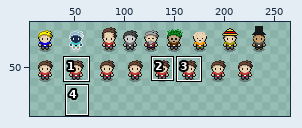
File history of a sprite sheet, Assets/Sprites/npc/npc.png. Above: a wide view before the commit, with the close-up outlined.
Close-up. Old version:
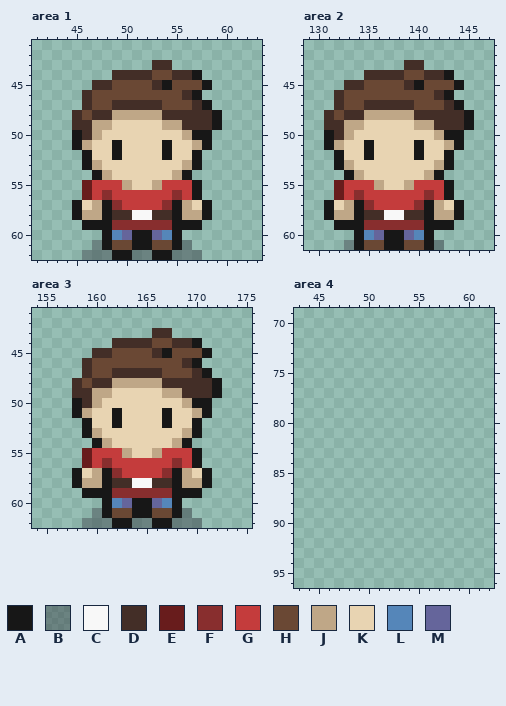
The file is 272x256 pixels. Pixels under 10% opacity are left out. Colours within 5 levels of each other are drawn and written as one. Shown: area 1: x 41..63, y 41..62; area 2: x 129..147, y 41..61; area 3: x 154..175, y 41..62; area 4: x 43..62, y 69..96. The wide view leaves out empty margins. The commit also changed other parts of the picture, which this record leaves out.
Palette (. is transparent): A #171717  B #2a2b3566  C #f8f8f8  D #432e27  E #681c1c  F #882e2e  G #c43c3c  H #6a4834  J #bfa787  K #e8d4b2  L #5586b9  M #65659b
Pixels before, area 1, first column x 45:
43 ........DD.....
44 ....DDDDHHDDA..
45 ..DDHHHHDAHHHA.
46 .DHHHHHHHHHDA..
47 .DHHDDDDDHHHDA.
48 DHDDJJJJJDDDDDA
49 DDJJKKKKKJJDDDA
50 ADJKKKKKKKKJAA.
51 AJKKAKKKKAKKJA.
52 .AKKAKKKKAKKA..
53 .AJKKKKKKKKJA..
54 ..AJKKKKKKJA...
55 .EGGGJKKJGGGA..
56 .EGFGGGGGGFGA..
57 AKJAFGGGGFAJKA.
58 AJJADDCCDDAJJA.
59 .AAAFFFFFFAAA..
60 ...ALMAAMLA....
61 ..BAHHAAHHAB...
62 .BBBAABBAABBB..
Pixels before, area 2, first column x 131:
43 ........DD.....
44 ....DDDDHHDDA..
45 ..DDHHHHDAHHHA.
46 .DHHHHHHHHHDA..
47 .DHHDDDDDHHHDA.
48 DHDDJJJJJDDDDDA
49 DDJJKKKKKJJDDDA
50 ADJKKKKKKKKJAA.
51 AJKKAKKKKAKKJA.
52 .AKKAKKKKAKKA..
53 .AJKKKKKKKKJA..
54 ..AJKKKKKKJA...
55 .EGGGJKKJGGGA..
56 .EGFGGGGGGFGA..
57 AKJAFGGGGFAJKA.
58 AJJADDCCDDAJJA.
59 .AAAFFFFFFAAA..
60 ...ALMAAMLA....
61 ..BAHHAAHHAB...
Pixels before, area 3, first column x 158:
43 ........DD.....
44 ....DDDDHHDDA..
45 ..DDHHHHDAHHHA.
46 .DHHHHHHHHHDA..
47 .DHHDDDDDHHHDA.
48 DHDDJJJJJDDDDDA
49 DDJJKKKKKJJDDDA
50 ADJKKKKKKKKJAA.
51 AJKKAKKKKAKKJA.
52 .AKKAKKKKAKKA..
53 .AJKKKKKKKKJA..
54 ..AJKKKKKKJA...
55 .EGGGJKKJGGGA..
56 .EGFGGGGGGFGA..
57 AKJAFGGGGFAJKA.
58 AJJADDCCDDAJJA.
59 .AAAFFFFFFAAA..
60 ...ALMAAMLA....
61 ..BAHHAAHHAB...
62 .BBBAABBAABBB..
New version:
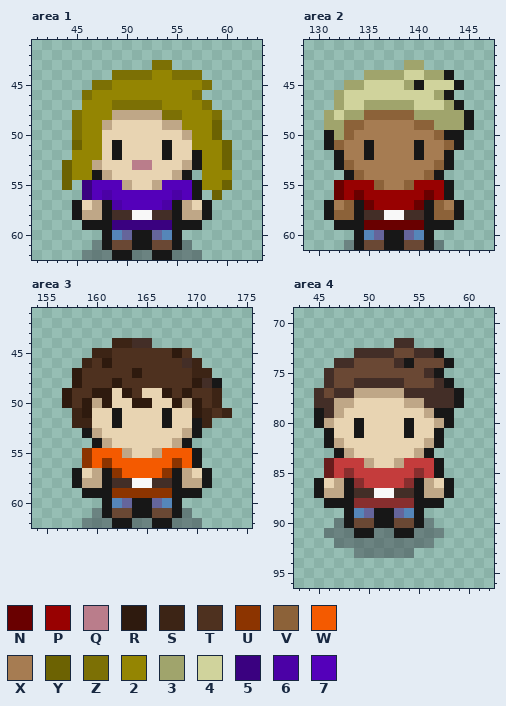
Colours new in this view: N #690000  P #980101  Q #ba7d8b  R #2e1a0e  S #3c2415  T #4e311f  U #8c3400  V #8c6239  W #f45a00  X #a67c52  Y #6c6202  Z #7c7005  2 #948502  3 #a0a46c  4 #d0d39c  5 #3a0180  6 #4b01a6  7 #5400ba
Changes in this commit:
Changed rows in their new state; - is an unchanged pixel.
Area 1:
first column x 44:
43 ---------ZZ------
44 -----ZZZZ22ZZZ---
45 ---ZZ222222222Z--
46 --Z2222222222Z---
47 --222ZZZZZ2222Z--
48 -Z222-----ZZ222Z-
49 -Z22--------222Y-
50 -Z22---------22Y-
51 -Y22---------222Y
52 -222----------22Y
53 Y22----QQ-----22Y
54 Y22-----------222
55 Y-5777----777-22Y
56 --57677777767--Y-
57 -----677776------
59 -----555555------
Area 2:
first column x 131:
43 --------33----
44 ----33334433--
45 --3344443-444-
46 -34444444443--
47 -344333334443-
48 3433VVVVV33333
49 33VVXXXXXVV333
50 -3VXXXXXXXXV--
51 -VXX-XXXX-XXV-
52 --XX-XXXX-XX--
53 --VXXXXXXXXV--
54 ---VXXXXXXV---
55 -NPPPVXXVPPP--
56 -NPNPPPPPPNP--
57 -XV-NPPPPN-VX-
58 -VV--------VV-
59 ----NNNNNN----
Area 3:
first column x 157:
43 ---------..------
44 -----SS--.....---
45 ---SSTTTTTTRT..--
46 --STRTTTTTTT-S---
47 -RTTTTTRTTTTTSS--
48 -RTTTRTTTTTTTR---
49 RTTRR-RT--RTRTTS-
50 RTR-R--RR--R-RTS-
51 -SR----------RSTS
52 -SS-----------S--
55 --UWWW----WWW----
56 --UWUWWWWWWUW----
57 -----UWWWWU------
59 -----UUUUUU------
Area 4:
first column x 45:
72 --------DD-----
73 ----DDDDHHDDA--
74 --DDHHHHDAHHHA-
75 -DHHHHHHHHHDA--
76 -DHHDDDDDHHHDA-
77 DHDDJJJJJDDDDDA
78 DDJJKKKKKJJDDDA
79 ADJKKKKKKKKJAA-
80 AJKKAKKKKAKKJA-
81 -AKKAKKKKAKKA--
82 -AJKKKKKKKKJA--
83 --AJKKKKKKJA---
84 -EGGGJKKJGGGA--
85 -EGFGGGGGGFGA--
86 AKJAFGGGGFAJKA-
87 AJJADDCCDDAJJA-
88 -AAAFFFFFFAAA--
89 ---ALMAAMLA----
90 --BAHHAAHHAB---
91 -BBBAABBAABBB--
92 --BBBBBBBBBB---
93 ----BBBBBB-----
Where, in picture pixels (left, top, right, bottom), the same in both close-ups:
changed: (62, 60, 232, 230)
changed: (324, 60, 464, 230)
changed: (62, 328, 232, 498)
added: (314, 338, 464, 558)
